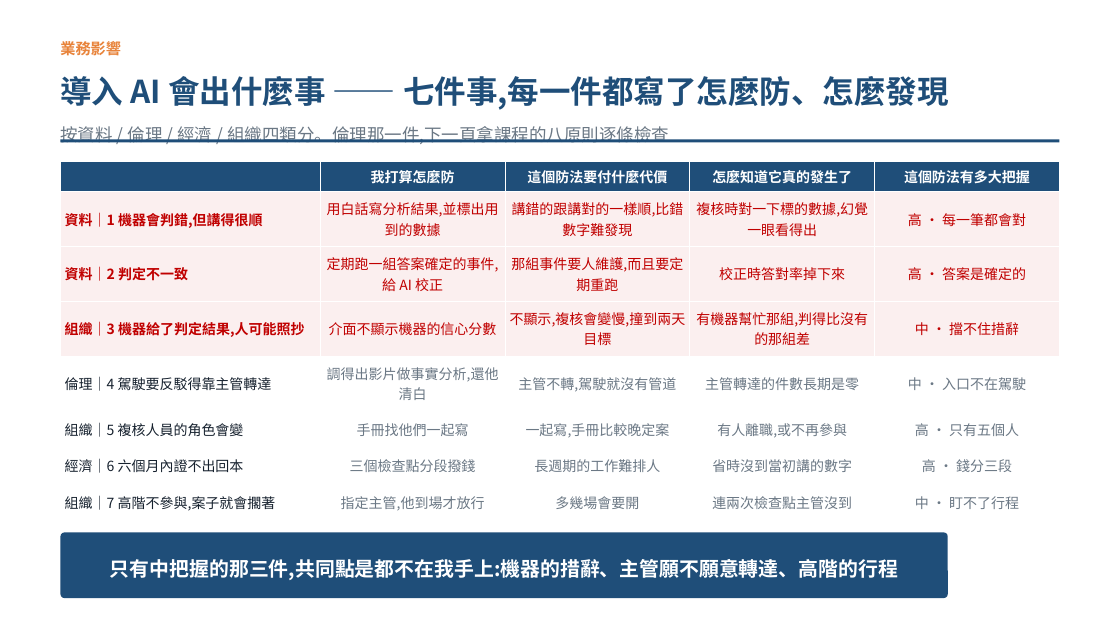
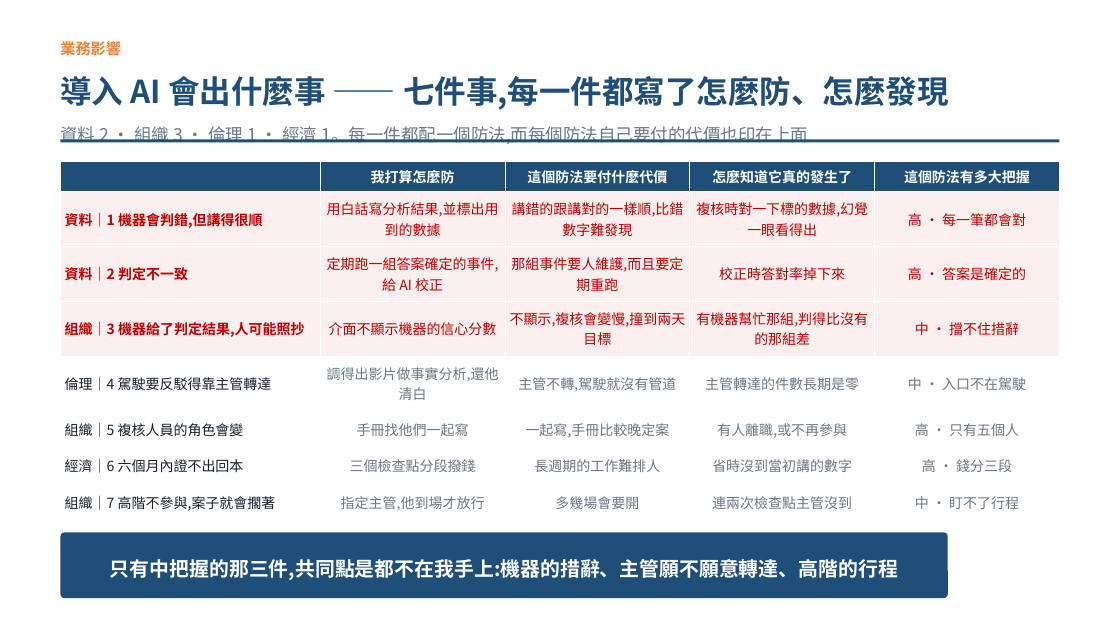
Before and after one commit to pokai-huang0828/UTS_workspace, a slide deck: slide 7 of Artificial Intelligence for Enterprises/Assessment3/Huang_26254793_421104_Assessment 3.pptx. Drawn at 1120x630 pixels with LibreOffice and Linux fonts; fonts in the diff are those of the drawing. Boxes give left, top, right and bottom in pixels: in the first picture for what was removed or moved away, otherwise in the second. Text is boxed around its words. In the diff, an @@ line names an element or a change of style, - is before the commit and + after.

```diff
--- a/Artificial Intelligence for Enterprises/Assessment3/Huang_26254793_421104_Assessment 3.pptx
+++ b/Artificial Intelligence for Enterprises/Assessment3/Huang_26254793_421104_Assessment 3.pptx
@@ text at [60,126,808,144]: text changed @@
-按資料 / 倫理 / 經濟 / 組織四類分。倫理那一件,下一頁拿課程的八原則逐條檢查
+資料 2 · 組織 3 · 倫理 1 · 經濟 1。每一件都配一個防法,而每個防法自己要付的代價也印在上面
```
Also in this commit, not shown: 3 other slides changed, 2 other files.
